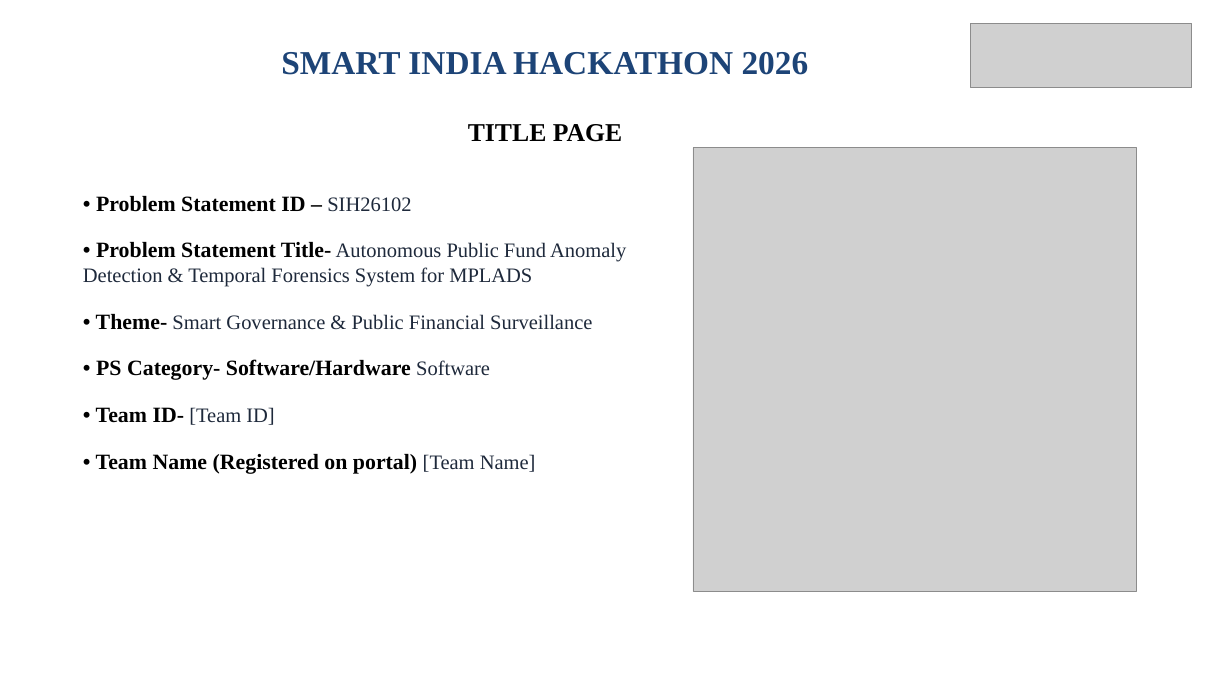
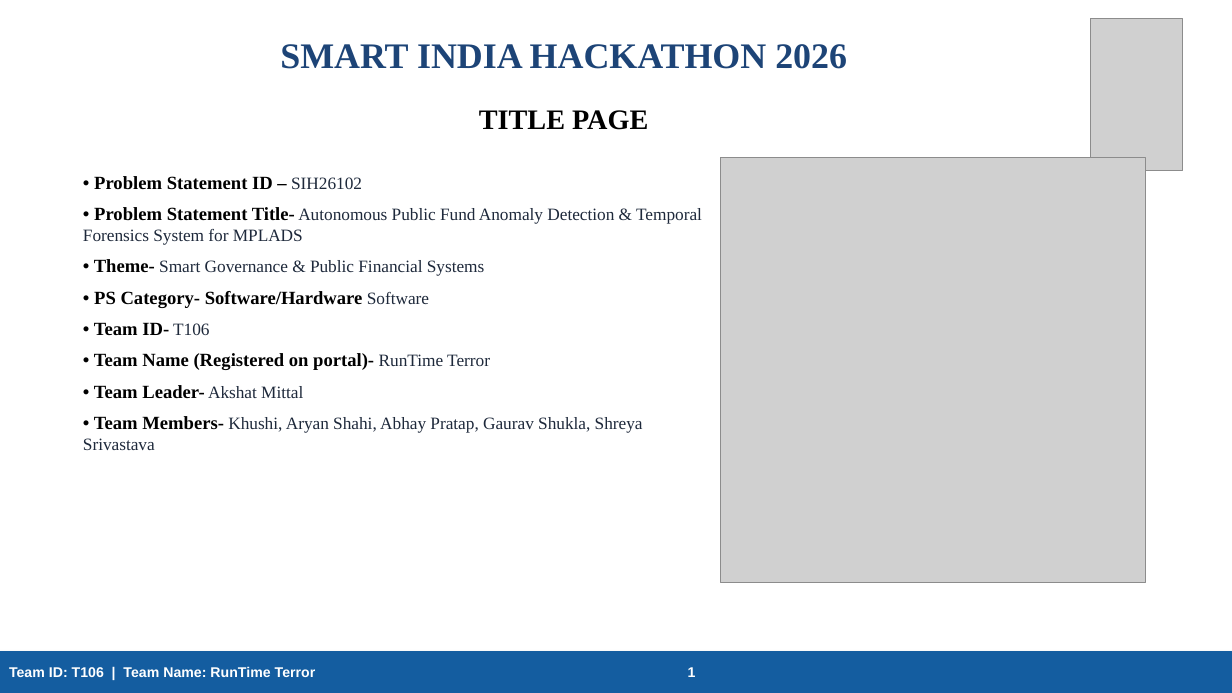
Before and after one commit to DONTcompeteIFWEAk/SIH26102-MPLADS-Anomaly-Detection, a slide deck: slide 1 of SIH2026_IDEA_Presentation_SIH26102.pptx. Drawn at 1232x693 pixels with LibreOffice and Linux fonts; fonts in the diff are those of the drawing; grey boxes stand for pictures. Boxes give left, top, right and bottom in pixels: in the first picture for what was removed or moved away, otherwise in the second. Text is boxed around its words. In the diff, an @@ line names an element or a change of style, - is before the commit and + after.

```diff
--- a/SIH2026_IDEA_Presentation_SIH26102.pptx
+++ b/SIH2026_IDEA_Presentation_SIH26102.pptx
@@ rectangle removed at (0,0,1232,693) @@
@@ text "SMART INDIA HACKATHON 2026": place and size @@
-text "SMART INDIA HACKATHON 2026" at (281,52,809,75)
+text "SMART INDIA HACKATHON 2026" at (280,44,847,69)
@@ text "SMART INDIA HACKATHON 2026" at (280,44,847,69): size 26 to 28 pt @@
@@ picture removed at (970,23,1192,88) @@
@@ picture added at (1091,18,1183,171) @@
@@ text "TITLE PAGE": place and size @@
-text "TITLE PAGE" at (468,124,622,142)
+text "TITLE PAGE" at (479,110,648,130)
@@ text "TITLE PAGE" at (479,110,648,130): size 20 to 22 pt @@
@@ text "• Problem Statement ID – ...": place and size @@
-text "• Problem Statement ID – ..." at (83,196,626,474)
+text "• Problem Statement ID – ..." at (83,176,702,450)
@@ text at (83,176,702,308): size 17 to 14.5 pt in "• Problem Statement ID –", "• Problem Statement Title-", "• PS Category- Software/Hardware"; size 16 to 13.5 pt in "SIH26102", "Autonomous Public Fund Anomaly Detection & Temporal ...", "Software"; less space between paragraphs @@
@@ picture: place and size @@
-picture at (693,148,1137,592)
+picture at (721,157,1146,582)
@@ text at (94,259,485,276): text changed; size 16 to 13.5 pt @@
-• Theme- Smart Governance & Public Financial Surveillance
+• Theme- Smart Governance & Public Financial Systems
@@ text at (83,322,643,450): text changed; size 17 to 13.5 pt; text colour #000000 to #1E293B; bold off @@
-• Team ID- [Team ID]
-• Team Name (Registered on portal) [Team Name]
+• Team ID- T106
+• Team Name (Registered on portal)- RunTime Terror
+• Team Leader- Akshat Mittal
+• Team Members- Khushi, Aryan Shahi, Abhay Pratap, Gaurav Shukla, Shreya Srivastava
@@ rectangle added at (0,652,1232,693), fill #145DA0, outline #145DA0 0.75 pt, 11 pt, text #FFFFFF, bold @@
+Team ID: T106 | Team Name: RunTime Terror 1
```
Also in this commit, not shown: 3 other slides changed, 3 slides added, 3 slides removed, 27 other files.
